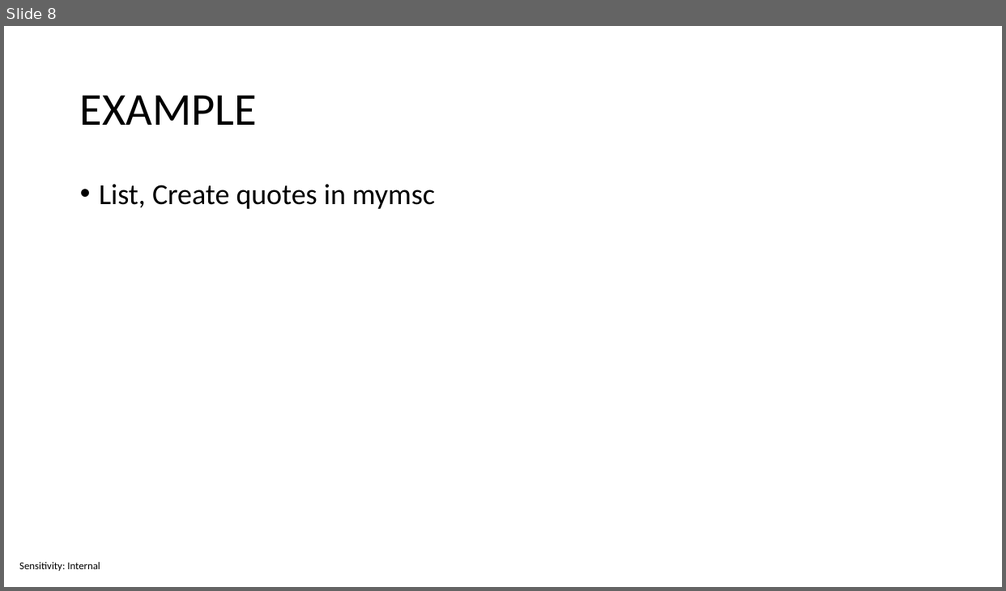
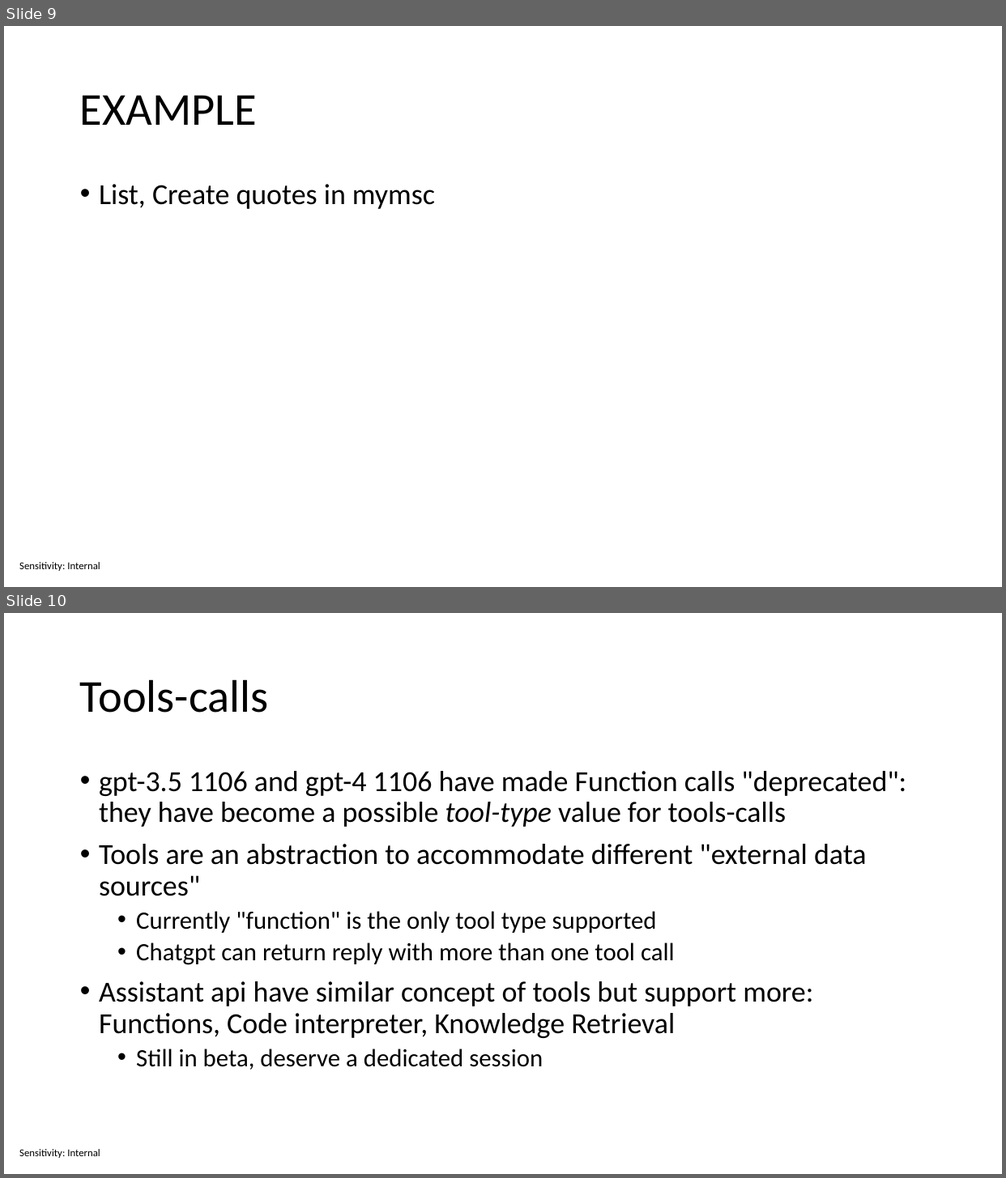
Before and after one commit to sabbadino/function-caling, a slide deck: Function calling.pptx. Shown one above the other, each under a label of ours: slide 8 before the commit, slides 9 and 10 after it. The pictures are 1006x591 and 1006x1178 pixels, drawn with LibreOffice and Linux fonts; fonts in the diff are those of the drawing. Boxes give left, top, right and bottom in pixels: in the first picture for what was removed or moved away, otherwise in the second. Text is boxed around its words. In the diff, an @@ line names an element or a change of style, - is before the commit and + after.

```diff
--- a/Function calling.pptx
+++ b/Function calling.pptx
@@ slide 10 added at box(4, 613, 1002, 1174), background #FFFFFF; not listed: 1 template element that a slide beside it also shows @@
@@ title added at box(80, 679, 269, 713), 44 pt, text #000000 @@
+Tools-calls
@@ text added at box(99, 771, 906, 1070), 28 pt, text #000000 @@
+• gpt-3.5 1106 and gpt-4 1106 have made Function calls "deprecated": they have become a possible tool-type value for tools-calls
+• Tools are an abstraction to accommodate different "external data sources"
+  • Currently "function" is the only tool type supported
+  • Chatgpt can return reply with more than one tool call
+• Assistant api have similar concept of tools but support more: Functions, Code interpreter, Knowledge Retrieval
+  • Still in beta, deserve a dedicated session
@@ what was slide 8 is now slide 9 @@
```
Also in this commit, not shown: 5 slides changed, 3 other slides added.
